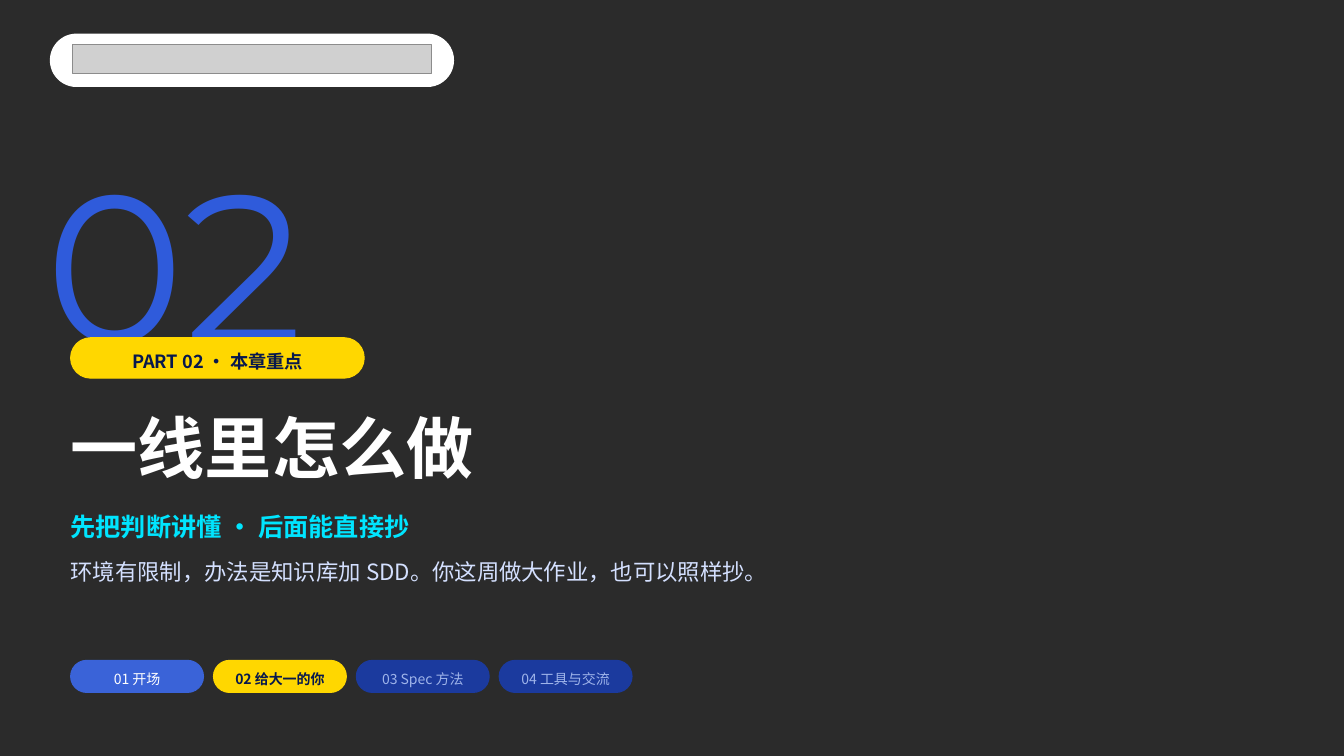
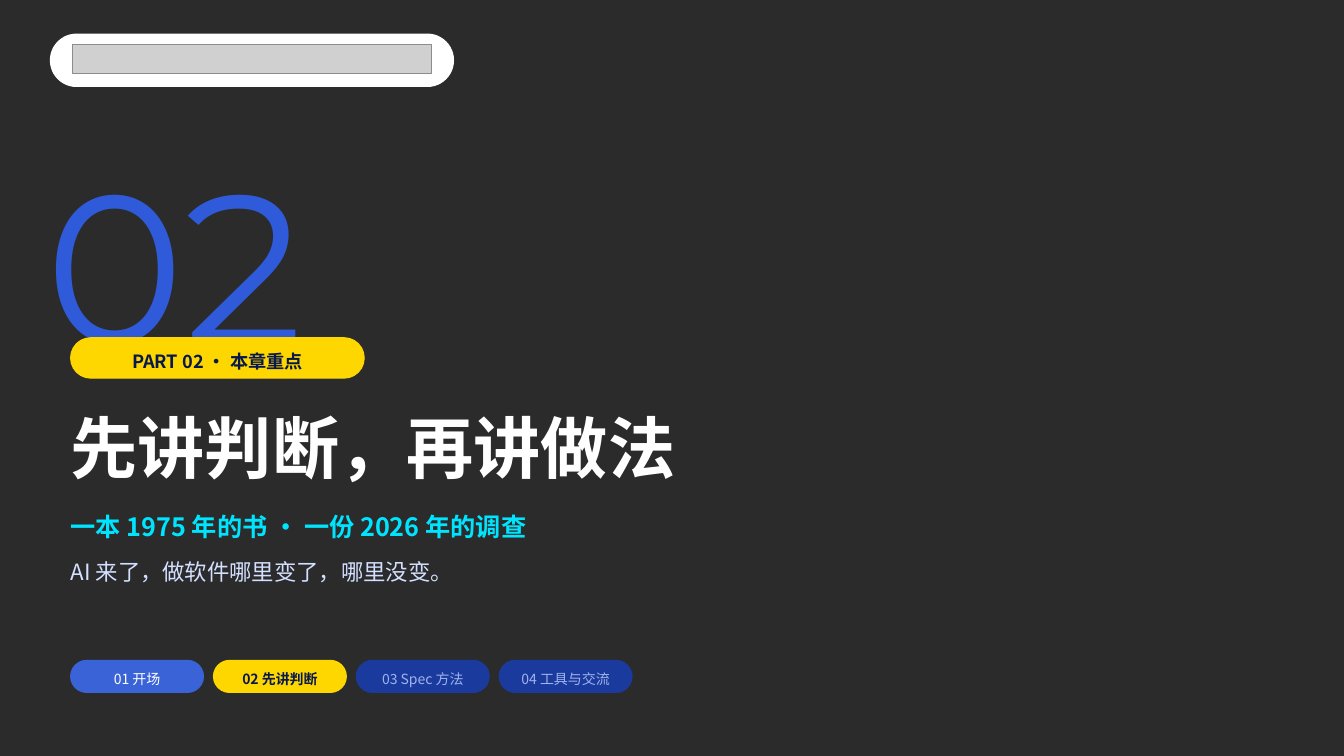
Before and after one commit to Frocir/aix-talk, a slide deck: slide 4 of aix-talk-26pages.pptx (slide 3 before the commit). Drawn at 1344x756 pixels with LibreOffice and Linux fonts; fonts in the diff are those of the drawing; grey boxes stand for pictures; background and template pictures are left out; a plain dark background stands for a picture behind light text. Boxes give left, top, right and bottom in pixels: in the first picture for what was removed or moved away, otherwise in the second. Text is boxed around its words. In the diff, an @@ line names an element or a change of style, - is before the commit and + after.

```diff
--- a/aix-talk-26pages.pptx
+++ b/aix-talk-26pages.pptx
@@ text at (71,415,676,482): text changed @@
-一线里怎么做
+先讲判断，再讲做法
@@ text at (71,514,526,539): text changed @@
-先把判断讲懂 · 后面能直接抄
+一本 1975 年的书 · 一份 2026 年的调查
@@ text at (71,561,453,582): text changed @@
-环境有限制，办法是知识库加 SDD。你这周做大作业，也可以照样抄。
+AI 来了，做软件哪里变了，哪里没变。
@@ text at (242,672,318,685): text changed @@
-02 给大一的你
+02 先讲判断
```
Also in this commit, not shown: 20 other slides changed, 1 other file.
